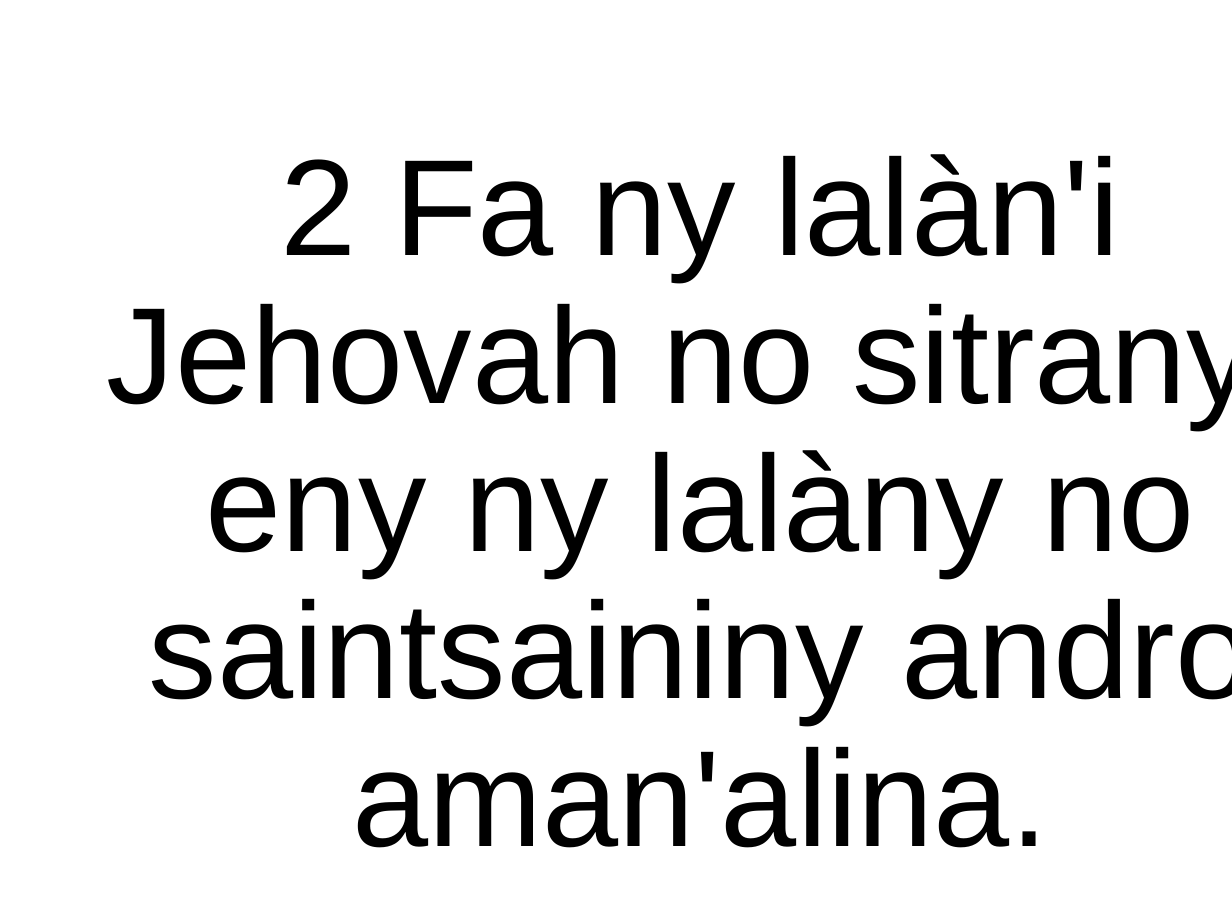
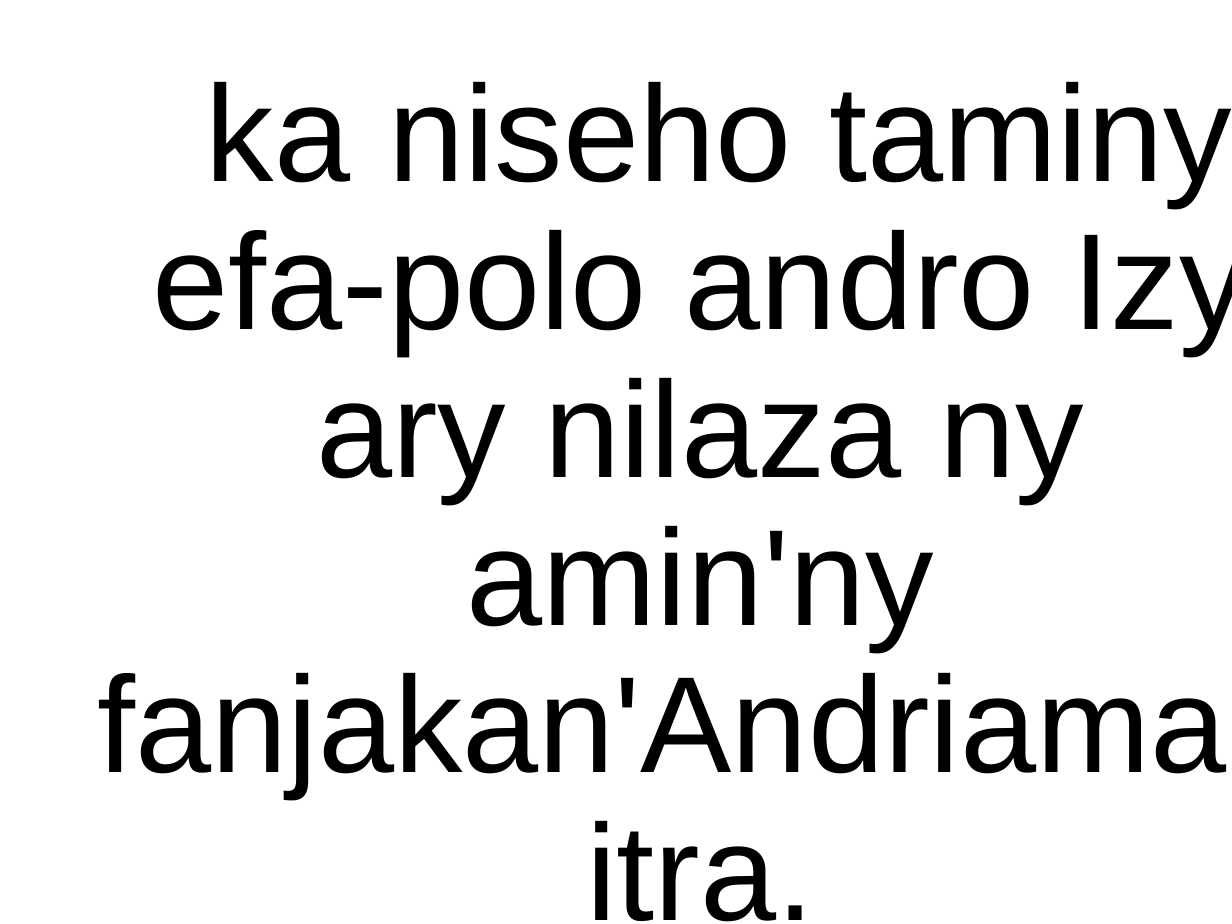
Before and after one commit to tsioryrovantsoa/baiboly-to-powerpoint, a slide deck: slide 5 of test.pptx. Drawn at 1232x924 pixels with LibreOffice and Linux fonts; fonts in the diff are those of the drawing; background and template pictures are left out. Boxes give left, top, right and bottom in pixels: in the first picture for what was removed or moved away, otherwise in the second. Text is boxed around its words. In the diff, an @@ line names an element or a change of style, - is before the commit and + after.

```diff
--- a/test.pptx
+++ b/test.pptx
@@ title at (98,81,1232,797): text changed @@
-2 Fa ny lalàn'i Jehovah no sitrany; eny ny lalàny no saintsaininy andro aman'alina.
+ka niseho taminy efa-polo andro Izy ary nilaza ny amin'ny fanjakan'Andriamanitra.
```
Also in this commit, not shown: 6 other slides changed, 5 slides added, 4 slides removed, 4 other files.
